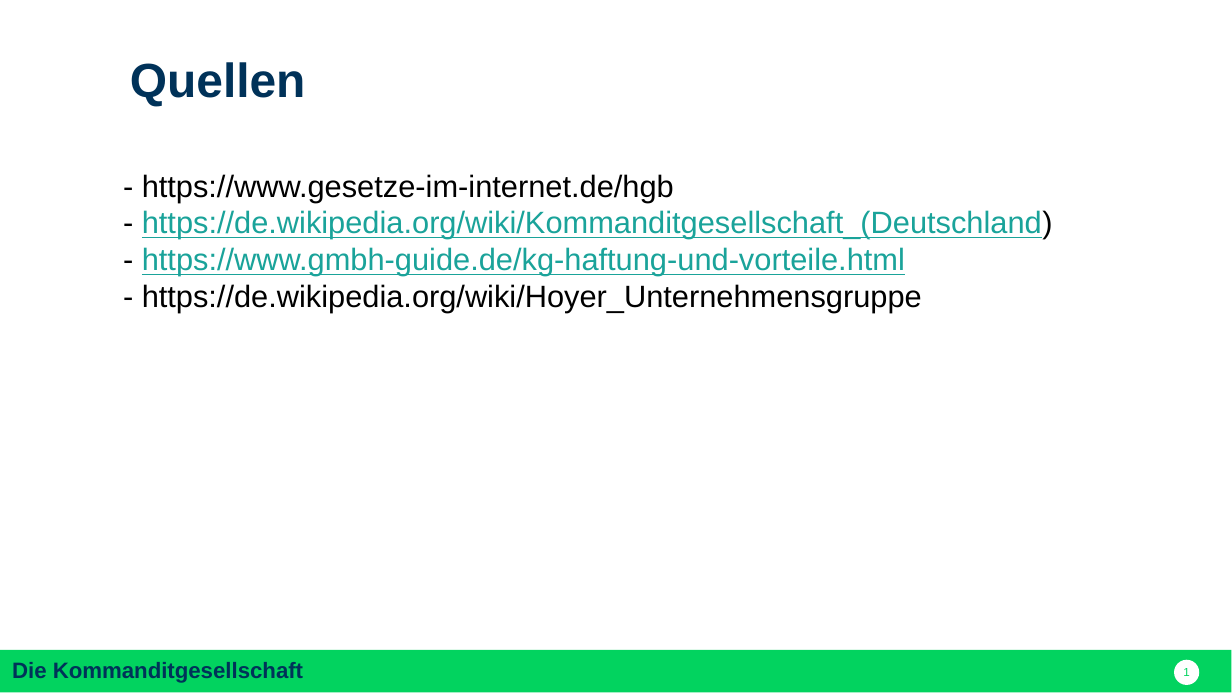
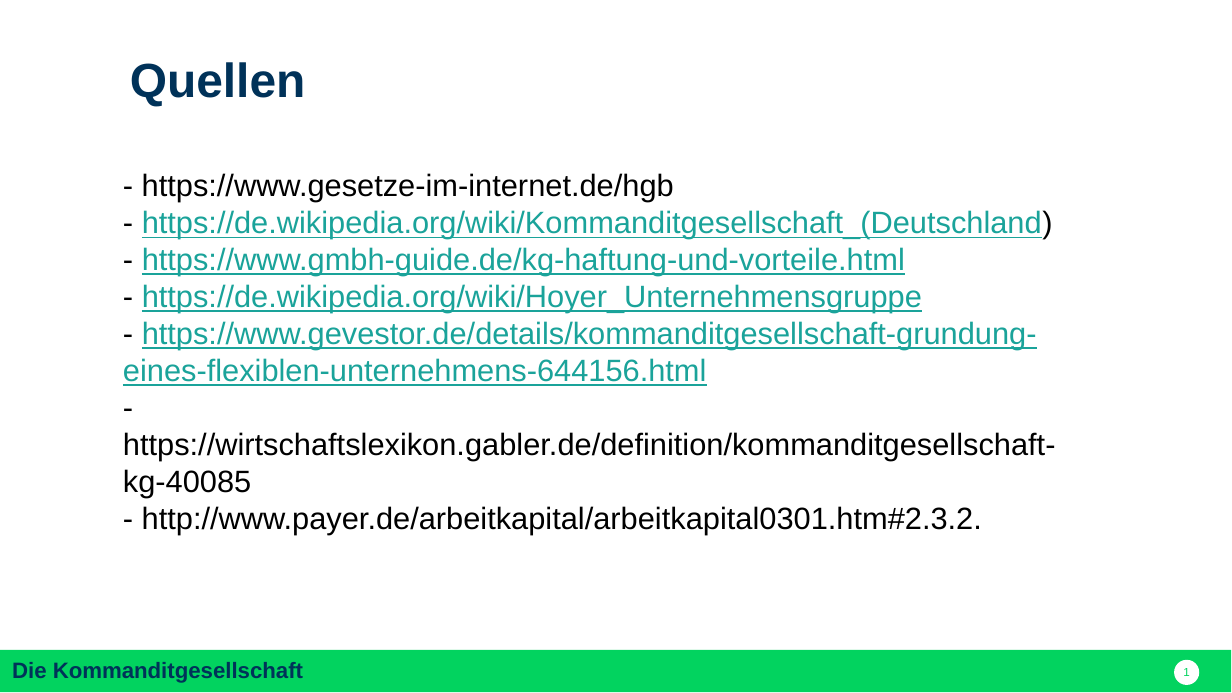
Before and after one commit to nodeg/exercises, a slide deck: slide 1 of Referat_BWP_KG_Quellen.pptx. Drawn at 1232x693 pixels with LibreOffice and Linux fonts; fonts in the diff are those of the drawing. Boxes give left, top, right and bottom in pixels: in the first picture for what was removed or moved away, otherwise in the second. Text is boxed around its words. In the diff, an @@ line names an element or a change of style, - is before the commit and + after.

```diff
--- a/Referat_BWP_KG_Quellen.pptx
+++ b/Referat_BWP_KG_Quellen.pptx
@@ text at <box>142,284,922,313</box>: text colour #000000 to #1AA39A, underline on in "https://de.wikipedia.org/wiki/Hoyer_Unternehmensgruppe" @@
@@ text at <box>123,321,1056,535</box>: paragraphs added @@
+- https://www.gevestor.de/details/kommanditgesellschaft-grundung-eines-flexiblen-unternehmens-644156.html
+- https://wirtschaftslexikon.gabler.de/definition/kommanditgesellschaft-kg-40085
+- http://www.payer.de/arbeitkapital/arbeitkapital0301.htm#2.3.2.
```
Also in this commit, not shown: 1 other file.
